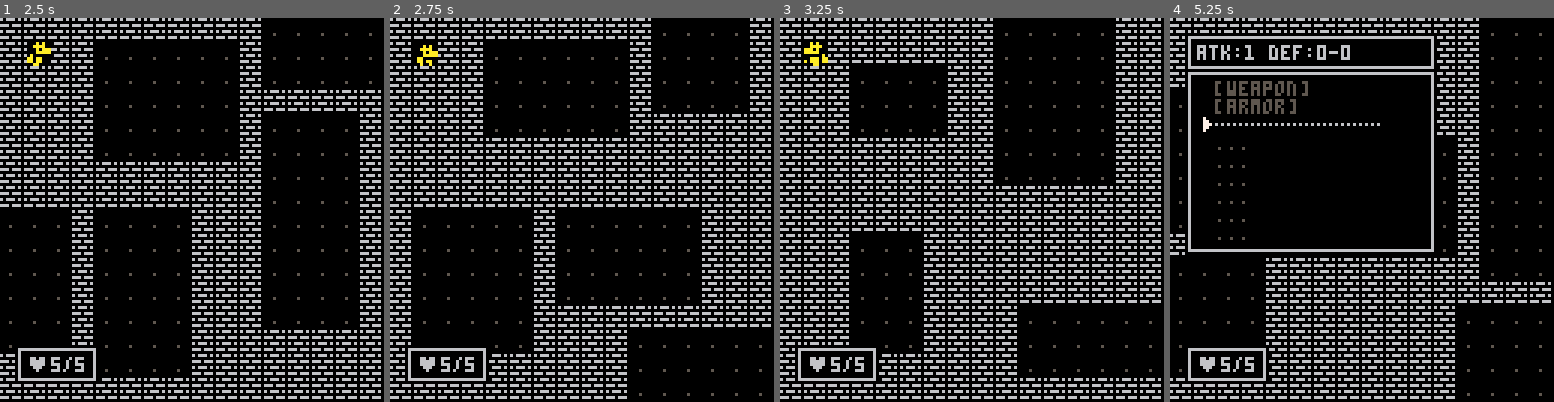
Above: before the commit, frames 1-4 (left to right).
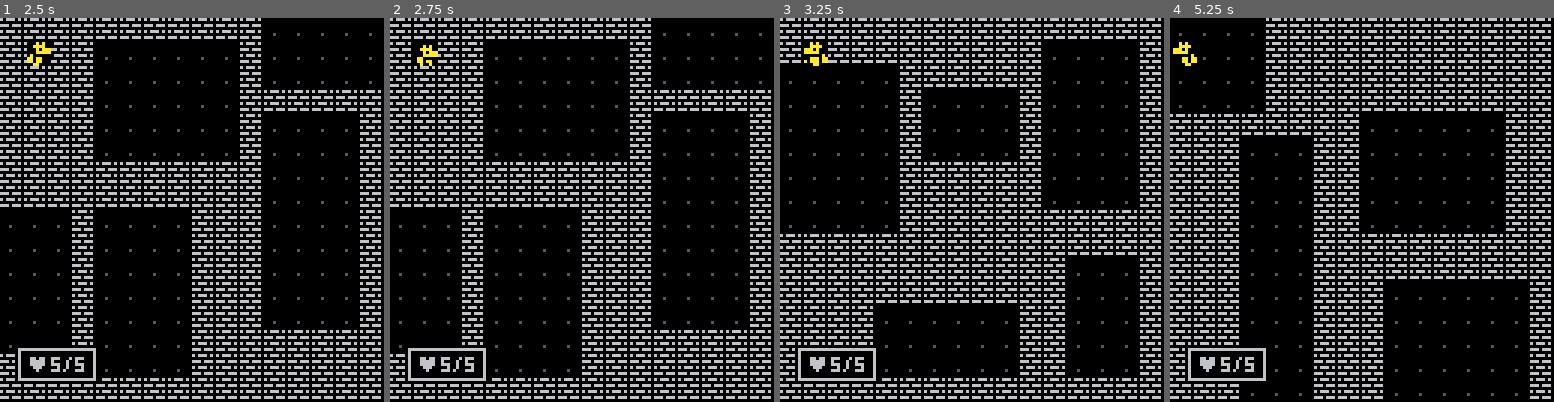
Above: after the commit, the same moments.

Repository: gabriel-jm/pico8-games
Game: PICO-8 cartridge porklike.p8
Two runs of this game, one before a commit and one after it. Both use one fixed random seed, a clock stepped at 60 frames per second and the inputs below.
Inputs:
- Up to frame 1 (2.5 s): tap X (X key) at 0.33, 1.07, 1.85 s; tap O (Z key) at 0.7, 1.7, 2.1 s; hold Right 1.6-2.1 s; hold Up 2.15-2.42 s; hold Right from 2.47 s (still down)
- Up to frame 2 (2.75 s): keep holding Right; tap O (Z key) at 2.5 s
- Up to frame 3 (3.25 s): tap O (Z key) at 2.9 s; tap X (X key) at 2.97 s; release Right at 3.03 s; hold Left from 3.08 s (still down)
- Up to frame 4 (5.25 s): tap O (Z key) every 0.4 s from 3.3 to 4.9 s; release Left at 3.58 s; hold Down 3.63-3.97 s; hold Right 4.02-4.68 s; tap X (X key) at 4.08, 5.2 s; hold Up 4.73-5.03 s; hold Left from 5.08 s (still down)

Frame 1 is identical in both runs. In frame 2, 13% of the frame differs, in the area x 0-100%, y 0-100%; in frame 3, 15%; in frame 4, 23%.

Commit message:
porklike - lesson 30

Diff:
--- a/porklike.p8
+++ b/porklike.p8
@@ -21,7 +21,14 @@
 	item_stat1=s"2,0,1,1,1"
 	item_stat2=s"0,2,0,0,0"
 
-	thr_dx,thr_dy=0,-1
+	crv_sigs=s[[0b11111111,
+		0b11010110,0b01111100,
+		0b10110011,0b11101001
+	]]
+	crv_msks=s[[0,0b00001001,
+		0b00000011,0b00001100,
+		0b00000110
+	]]
 
 	frames=0
 
@@ -47,6 +54,8 @@
 	btn_buffer=-1
 
 	skip_ai=false
+
+	thr_dx,thr_dy=0,-1
 
 	--[[
 		inventory and equipments
@@ -354,6 +363,21 @@
 function for_each(table,cb)
 	for item in all(table) do
 		cb(item)
+	end
+end
+
+function xy_loop(fx,fy,sx,sy)
+	fx=fx or 15
+	fy=fy or 15
+	sx=sx or 0
+	sy=sy or 0
+
+	return function(cb)
+		for x=sx,fx do
+			for y=sy,fy do
+				cb(x,y)
+			end
+		end
 	end
 end
 
@@ -646,7 +670,6 @@
 		is_walkable(x,y,"sight")
 	then
 		for i=1,4 do
-			--local dx,dy=dirs_x[i],dirs_y[i]
 			local t_x,t_y=x+dirs_x[i],
 				y+dirs_y[i]
 
@@ -666,17 +689,18 @@
 	local candits,step={},0
 
 	dist_map=blank_map(-1)
-	add(candits,{x=tx,y=ty})
+	add(candits,{tx,ty})
 
 	dist_map[tx][ty]=0
 
 	repeat
 		step+=1
 		local cand_new={}
+
 		for_each(candits,function(c)
 			for d=1,4 do
-				local dx=c.x+dirs_x[d]
-				local dy=c.y+dirs_y[d]
+				local dx=c[1]+dirs_x[d]
+				local dy=c[2]+dirs_y[d]
 
 				if
 					in_bounds(dx,dy)
@@ -684,7 +708,7 @@
 				then
 					dist_map[dx][dy]=step
 					if is_walkable(dx,dy) then
-						add(cand_new,{x=dx,y=dy})
+						add(cand_new,{dx,dy})
 					end
 				end
 
@@ -1163,14 +1187,14 @@
 					end
 
 					if dst==best_dst then
-						add(best_cand,{x=dx,y=dy})
+						add(best_cand,{dx,dy})
 					end
 				end
 			end
 
 			if #best_cand>0 then
 				local c=get_rnd(best_cand)
-				mob_walk(m,c.x,c.y)
+				mob_walk(m,unpack(c))
 				return true
 			end
 		end
@@ -1214,6 +1238,7 @@
 	end
 
 	gen_rooms()
+	mazeworm()
 end
 
 -- rooms
@@ -1291,26 +1316,74 @@
 
 -- maze
 
+function mazeworm()
+	local cands={}
+
+	xy_loop()(function(x,y)
+		if
+			not is_walkable(x,y)
+			and get_sig(x,y)==255
+		then
+			add(cands,{x,y})
+		end
+	end)
+
+	if #cands>0 then
+		local c=get_rnd(cands)
+
+		--digworm(unpack(c))
+	end
+end
+
+function can_carv(x,y)
+	if
+		in_bouns(x,y)
+		and not is_walkable(x,y)
+	then
+		return false
+	end
+
+	local sig=get_sig(x,y)
+
+	for i=1,#crv_sigs do
+		if bcomp(
+			sig,crv_sigs[i],crv_msks[i]
+		) then
+			return true
+		end
+	end
+end
+
+function bcomp(sig,match,mask)
+	local mask=mask or 0
+
+	return bor(sig,mask)==bor(
+		match,mask
+	)
+end
+
 function get_sig(x,y)
+	local sig,digit=0
 	for i=1,8 do
 		local dx,dy=x+dirs_x[i],
 			y+dirs_y[i]
 
-		if is_walkable(dx,dy) then
-
-		else
-
-		end
-	end
+		digit=is_walkable(dx,dy)
+			and 0 or 1
+
+		sig=bor(sig,shl(digit,8-i))
+	end
+
+	return sig
 end
 __gfx__
-000000000000000060666060000000000000000000000000aaaaaaaa00aaa00000aaa00000000000000000000000000000aaa000a0aaa0a0a000000055555550
+000000000000000060666060d0ddd0d00000000000000000aaaaaaaa00aaa00000aaa00000000000000000000000000000aaa000a0aaa0a0a000000055555550
 000000000000000000000000000000000000000000000000aaaaaaaa0a000a000a000a00066666600aaaaaa066666660a0aaa0a000000000a0aa000000000000
-007007000000000066606660000000000000000000000000a000000a0a000a000a000a00060000600a0000a060000060a00000a0a0aaa0a0a0aa0aa055000000
+007007000000000066606660ddd0ddd00000000000000000a000000a0a000a000a000a00060000600a0000a060000060a00000a0a0aaa0a0a0aa0aa055000000
 000770000000000000000000000000000000000000000000a0aa0a0a00aaa000a0aaa0a0060000600a0aa0a060000060a00a00a000aaa00000aa0aa055055000
-000770000000000060666060000000000000000000000000000000000a00aa00aa00aaa0066666600aaaaaa066666660aaa0aaa0a0aaa0a0a0000aa055055050
+000770000000000060666060d0ddd0d00000000000000000000000000a00aa00aa00aaa0066666600aaaaaa066666660aaa0aaa0a0aaa0a0a0000aa055055050
 007007000005000000000000000000000000000000000000a0a0aa0a0aaaaa000aaaaa000000000000000000000000000000000000aaa000a0aa000055055050
-000000000000000066606660000000000000000000000000a000000a00aaa00000aaa000066666600aaaaaa066666660aaaaaaa0a0aaa0a0a0aa0aa055055050
+000000000000000066606660ddd0ddd00000000000000000a000000a00aaa00000aaa000066666600aaaaaa066666660aaaaaaa0a0aaa0a0a0aa0aa055055050
 000000000000000000000000000000000000000000000000aaaaaaaa000000000000000000000000000000000000000000000000000000000000000000000000
 00000000000000000000000000000000000000000000000000000000000000000000000000000000000000000000000000000000000000000000000000000000
 00000000000000000000000000000000000000000000000000000000000000000000000000000000000000000000000000000000000000000000000000000000
@@ -1433,7 +1506,7 @@
 66066606660660000660660066066606000000000000000000000000000000000000000000000000000000000000000000000000000000000000000000000000
 00600600006600000060060000066000000000000000000000000000000000000000000000000000000000000000000000000000000000000000000000000000
 __gff__
-0000050000000303030103010307020000000000000000000000000000000000000000000000000000000000000000000000000000000000000000000000000000000000000000000000000000000000000000000000000000000000000000000000000000000000000000000000000000000000000000000000000000000000
+0000050500000303030103010307020000000000000000000000000000000000000000000000000000000000000000000000000000000000000000000000000000000000000000000000000000000000000000000000000000000000000000000000000000000000000000000000000000000000000000000000000000000000
 0000000000000000000000000000000000000000000000000000000000000000000000000000000000000000000000000000000000000000000000000000000000000000000000000000000000000000000000000000000000000000000000000000000000000000000000000000000000000000000000000000000000000000
 __map__
 0202020202020202020202020202020200000000000000000000000000000000000000000000000000000000000000000000000000000000000000000000000000000000000000000000000000000000000000000000000000000000000000000000000000000000000000000000000000000000000000000000000000000000
